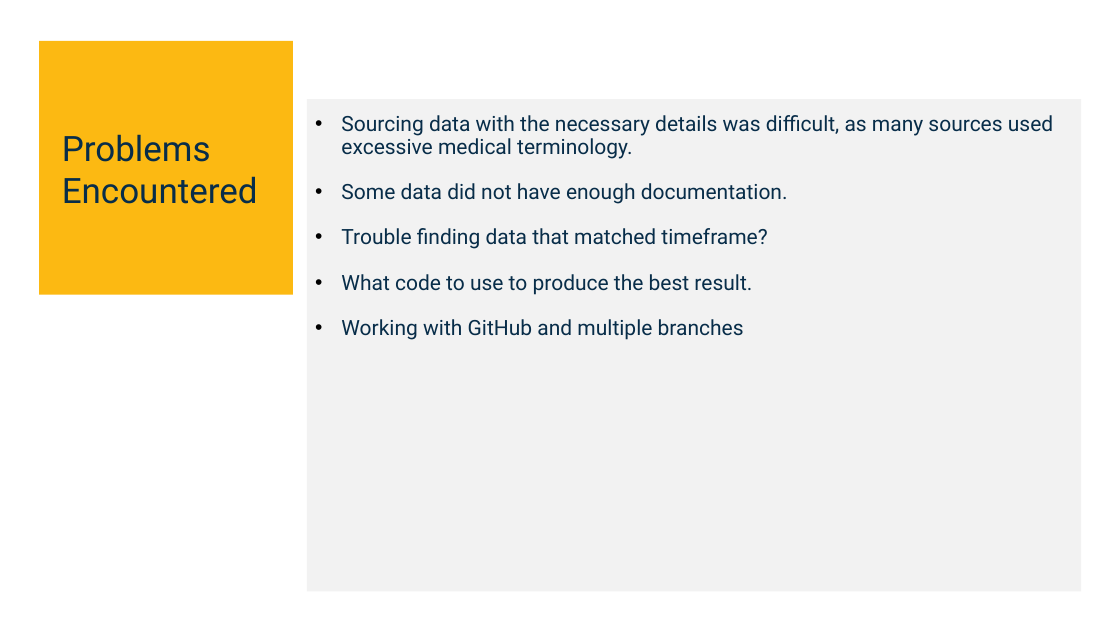
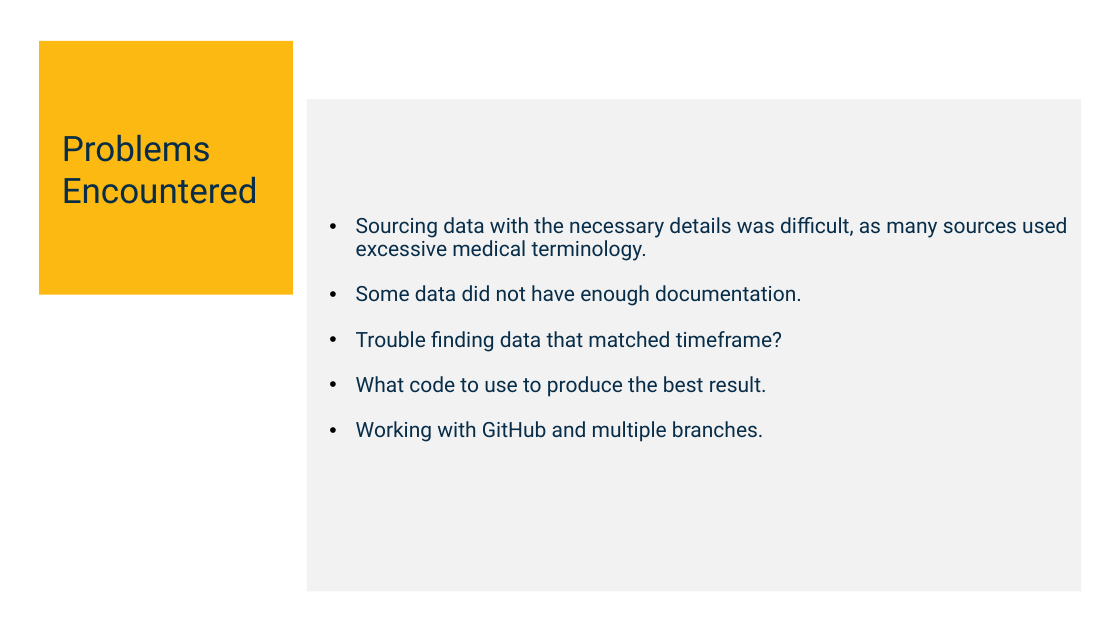
Before and after one commit to Birdfeathers/Project1--Healthcare_Devices, a slide deck: slide 14 of AI_Bootcamp_Project_1_Template - DRAFT FOR REVIEW 10.21.24.pptx (slide 12 before the commit). Drawn at 1120x630 pixels with LibreOffice and Linux fonts; fonts in the diff are those of the drawing. Boxes give left, top, right and bottom in pixels: in the first picture for what was removed or moved away, otherwise in the second. Text is boxed around its words. In the diff, an @@ line names an element or a change of style, - is before the commit and + after.

```diff
--- a/AI_Bootcamp_Project_1_Template - DRAFT FOR REVIEW 10.21.24.pptx
+++ b/AI_Bootcamp_Project_1_Template - DRAFT FOR REVIEW 10.21.24.pptx
@@ text "Sourcing data with the necessary ...": place and size @@
-text "Sourcing data with the necessary ..." at (341, 115, 1053, 340)
+text "Sourcing data with the necessary ..." at (356, 217, 1067, 442)
@@ text at (356, 421, 763, 442): text changed @@
-• Working with GitHub and multiple branches
+• Working with GitHub and multiple branches.
```
Also in this commit, not shown: 9 other slides changed, 2 slides added.
